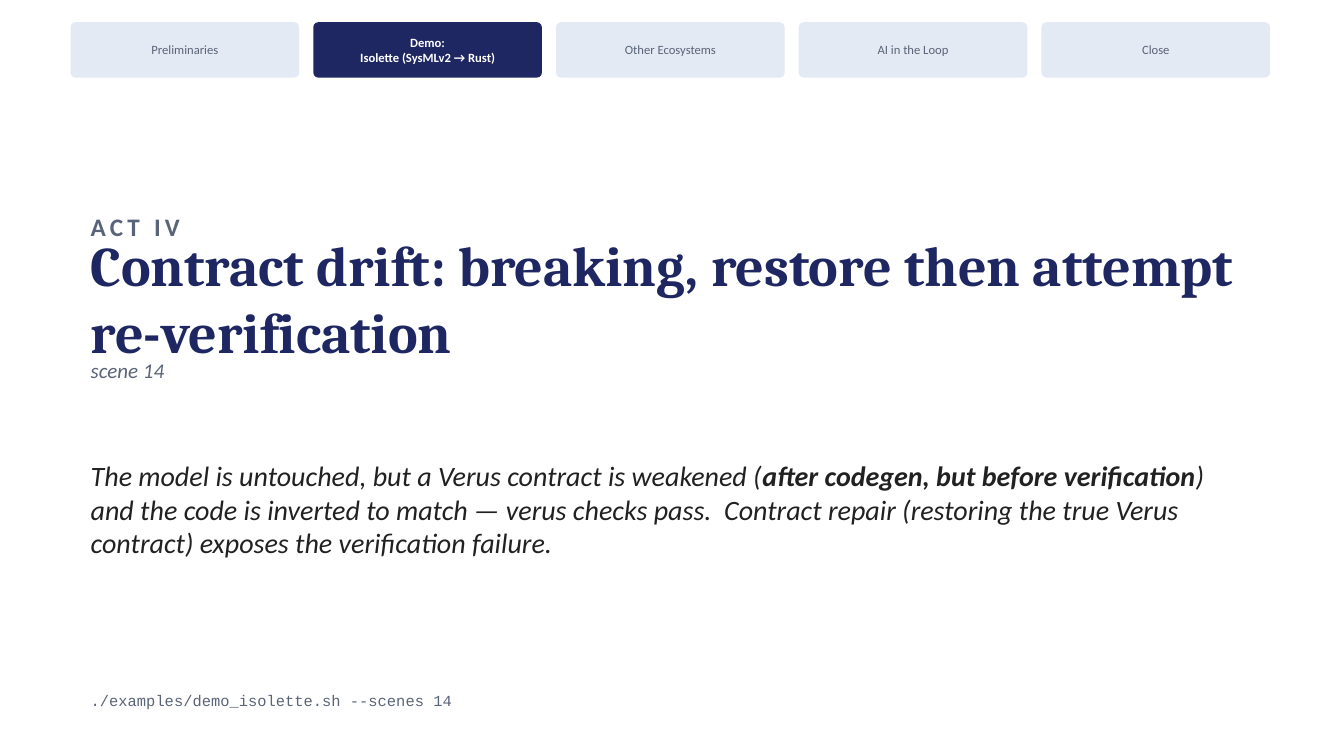
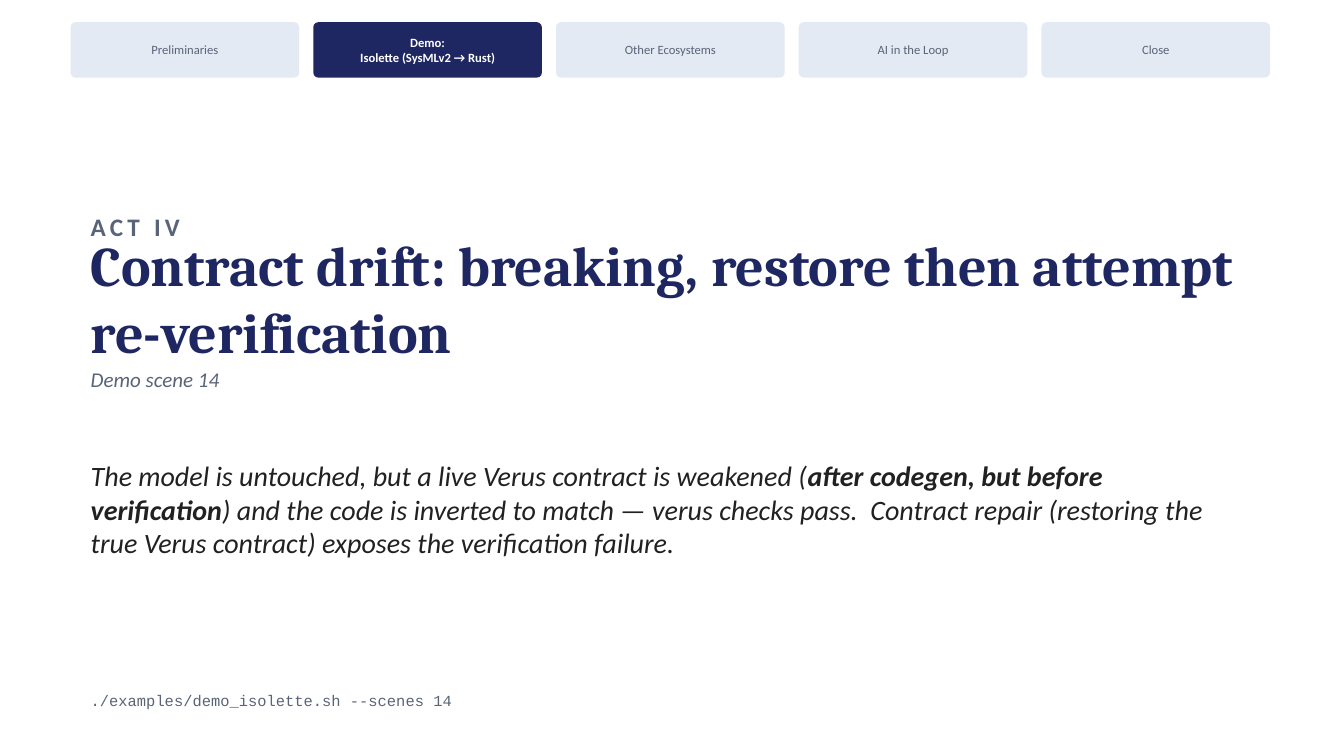
Before and after one commit to ku-sldg/pybb, a slide deck: slide 12 of docs/video_slides_draft.pptx. Drawn at 1344x756 pixels with LibreOffice and Linux fonts; fonts in the diff are those of the drawing. Boxes give left, top, right and bottom in pixels: in the first picture for what was removed or moved away, otherwise in the second. Text is boxed around its words. In the diff, an @@ line names an element or a change of style, - is before the commit and + after.

```diff
--- a/docs/video_slides_draft.pptx
+++ b/docs/video_slides_draft.pptx
@@ text at (x1=91, y1=373, x2=219, y2=387): text changed @@
-scene 14
+Demo scene 14
@@ text at (x1=91, y1=465, x2=1202, y2=558): text changed @@
-The model is untouched, but a Verus contract is weakened (after codegen, but before verification) and the code is inverted to match — verus checks pass. Contract repair (restoring the true Verus contract) exposes the verification failure.
+The model is untouched, but a live Verus contract is weakened (after codegen, but before verification) and the code is inverted to match — verus checks pass. Contract repair (restoring the true Verus contract) exposes the verification failure.
```
Also in this commit, not shown: 10 other slides changed, 2 other files.
